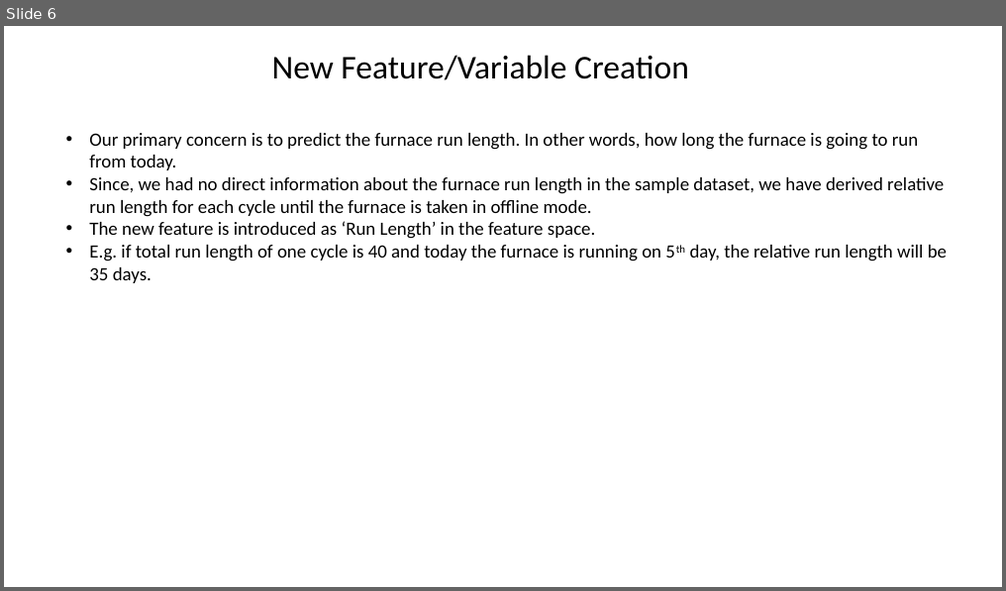
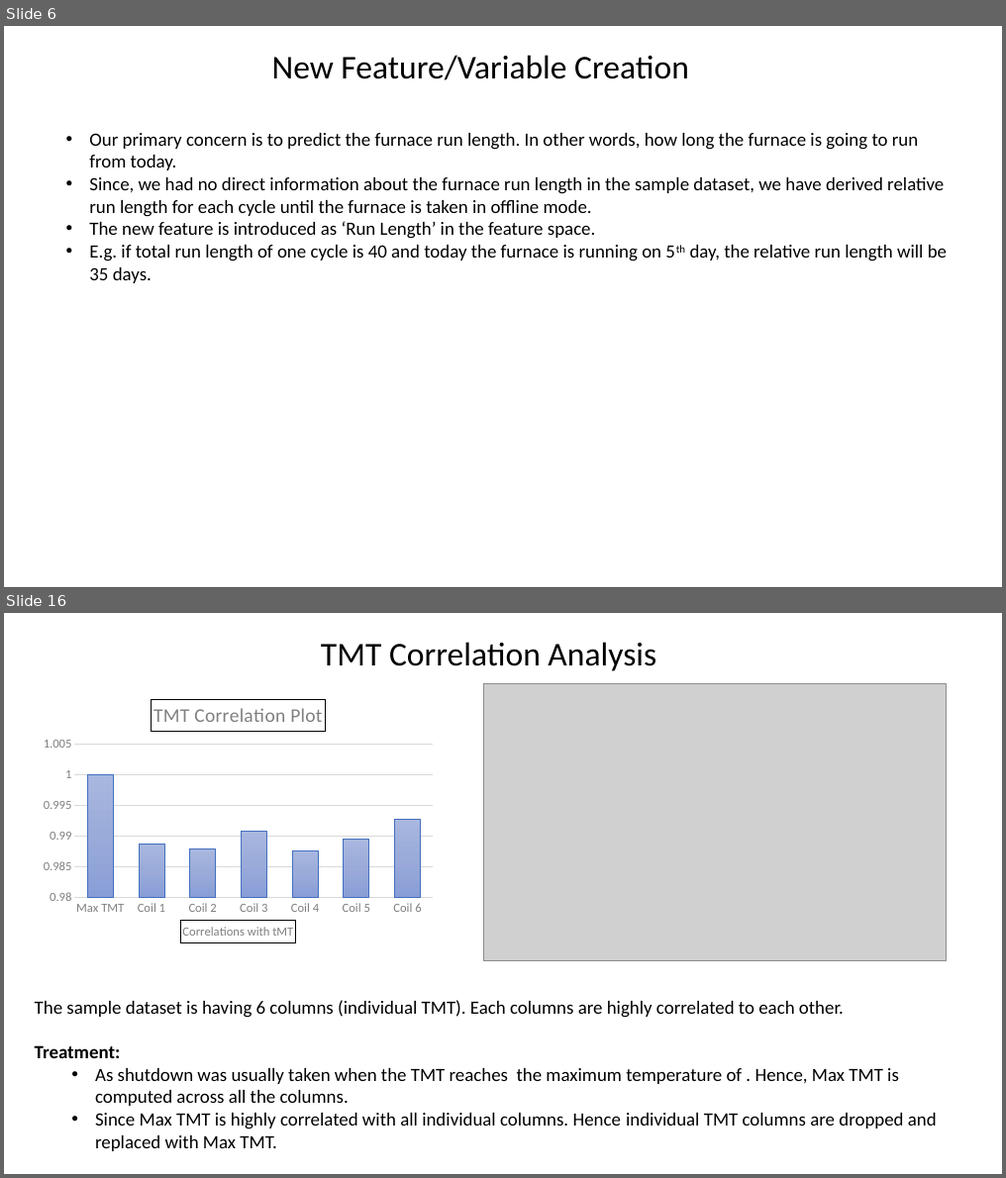
Before and after one commit to SabyasachiBhadra/CAP_106, a slide deck: CAP_106_Research_Env/EDA_Report/New Microsoft PowerPoint Presentation.pptx. Shown one above the other, each under a label of ours: slide 6 before the commit, slides 6 and 16 after it; the slides between them are not shown. The pictures are 1006x591 and 1006x1178 pixels, drawn with LibreOffice and Linux fonts; fonts in the diff are those of the drawing; grey boxes stand for pictures. Boxes give left, top, right and bottom in pixels: in the first picture for what was removed or moved away, otherwise in the second. Text is boxed around its words. In the diff, an @@ line names an element or a change of style, - is before the commit and + after.

```diff
--- a/CAP_106_Research_Env/EDA_Report/New Microsoft PowerPoint Presentation.pptx
+++ b/CAP_106_Research_Env/EDA_Report/New Microsoft PowerPoint Presentation.pptx
@@ slide 16 added at [4,613,1002,1174], background #FFFFFF @@
@@ text added at [321,642,656,671], 32 pt, text #000000 @@
+TMT Correlation Analysis
@@ column chart added at [36,691,442,956] @@
+title "TMT Correlation Plot "
+categories: Max TMT, Coil 1, Coil 2, Coil 3, Coil 4, Coil 5, Coil 6
+Series 1: 1, 0.99, 0.99, 0.99, 0.99, 0.99, 0.99
@@ picture added at [484,683,946,960] @@
@@ text added at [35,1000,937,1152], 18 pt, text #000000 @@
+The sample dataset is having 6 columns (individual TMT). Each columns are highly correlated to each other.
+Treatment:
+  • As shutdown was usually taken when the TMT reaches the maximum temperature of . Hence, Max TMT is computed across all the columns.
+  • Since Max TMT is highly correlated with all individual columns. Hence individual TMT columns are dropped and replaced with Max TMT.
```
Also in this commit, not shown: 8 slides changed, 5 other slides added, 32 other files.
